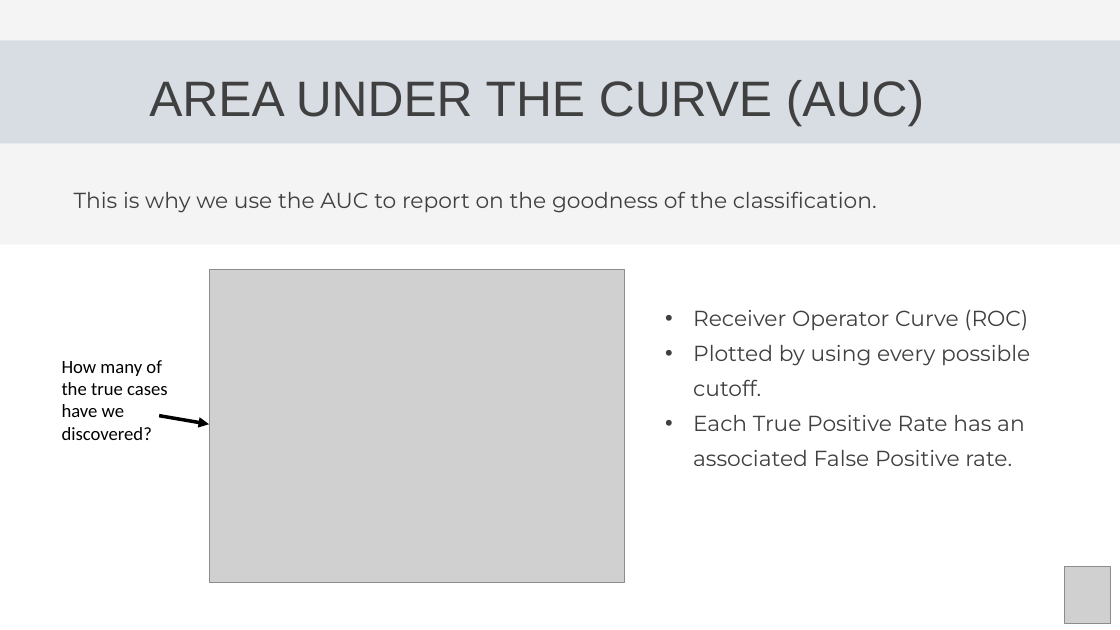
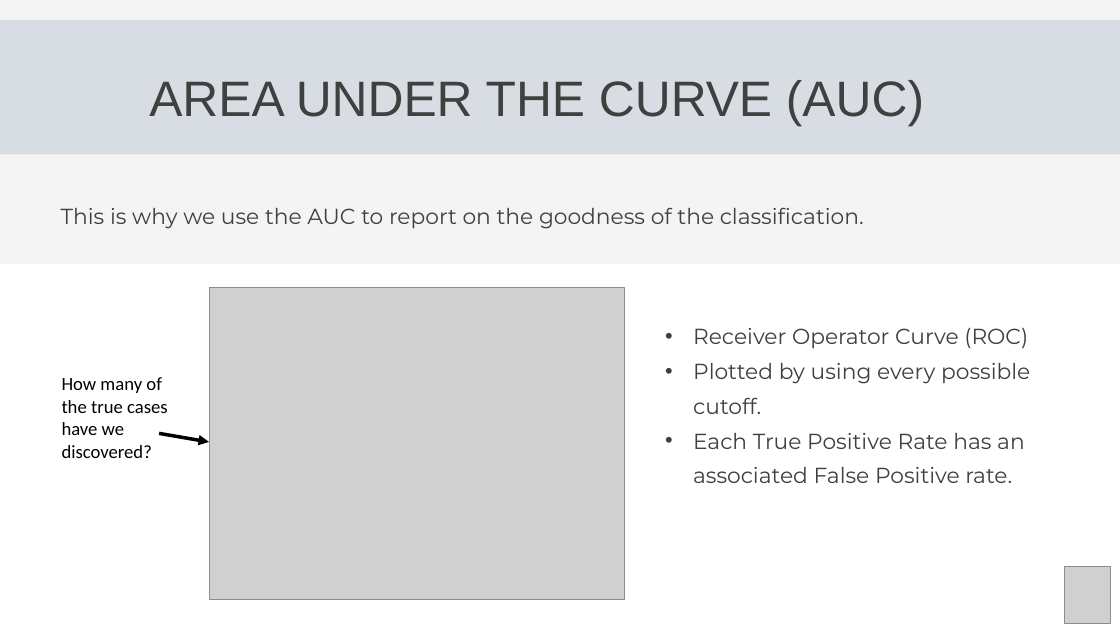
Before and after one commit to Center-for-Health-Data-Science/Foundations-of-Health-Data-Science, a slide deck: slide 7 of Slides/FHDS_Model_Evaluation_Part4.pptx. Drawn at 1120x630 pixels with LibreOffice and Linux fonts; fonts in the diff are those of the drawing; grey boxes stand for pictures. Boxes give left, top, right and bottom in pixels: in the first picture for what was removed or moved away, otherwise in the second. Text is boxed around its words. In the diff, an @@ line names an element or a change of style, - is before the commit and + after.

```diff
--- a/Slides/FHDS_Model_Evaluation_Part4.pptx
+++ b/Slides/FHDS_Model_Evaluation_Part4.pptx
@@ freeform shape: place and size @@
-freeform shape at [0,40,1120,143]
+freeform shape at [0,20,1120,154]
@@ text "This is why we use ...": place and size @@
-text "This is why we use ..." at [74,191,877,213]
+text "This is why we use ..." at [61,207,864,229]
@@ rectangle: place and size @@
-rectangle at [0,245,1120,630]
+rectangle at [0,264,1120,630]
@@ 2 texts, 1 picture: place and size @@
-2 texts, 1 picture at [62,269,1030,582]
+2 texts, 1 picture at [62,287,1030,600]
@@ arrow moved from (159, 416) - (209, 424) to (159, 433) - (209, 442) @@
```
Also in this commit, not shown: 14 other slides changed, 3 slides added, 1 slide removed.
